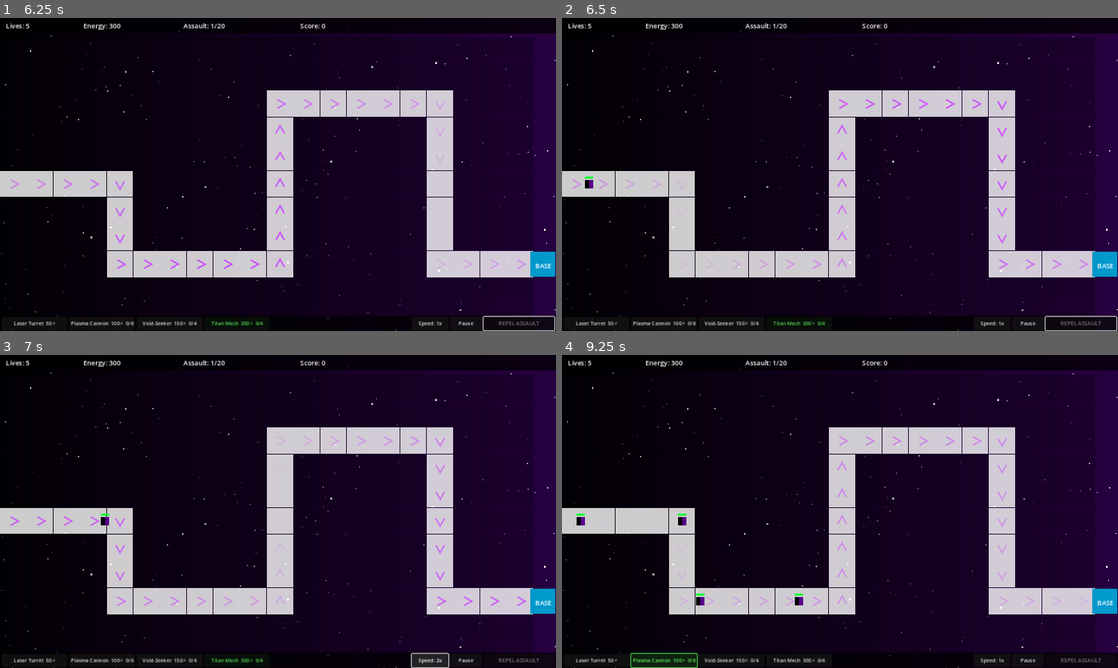
Above: before the commit, frames 1-4 (two rows, left to right).
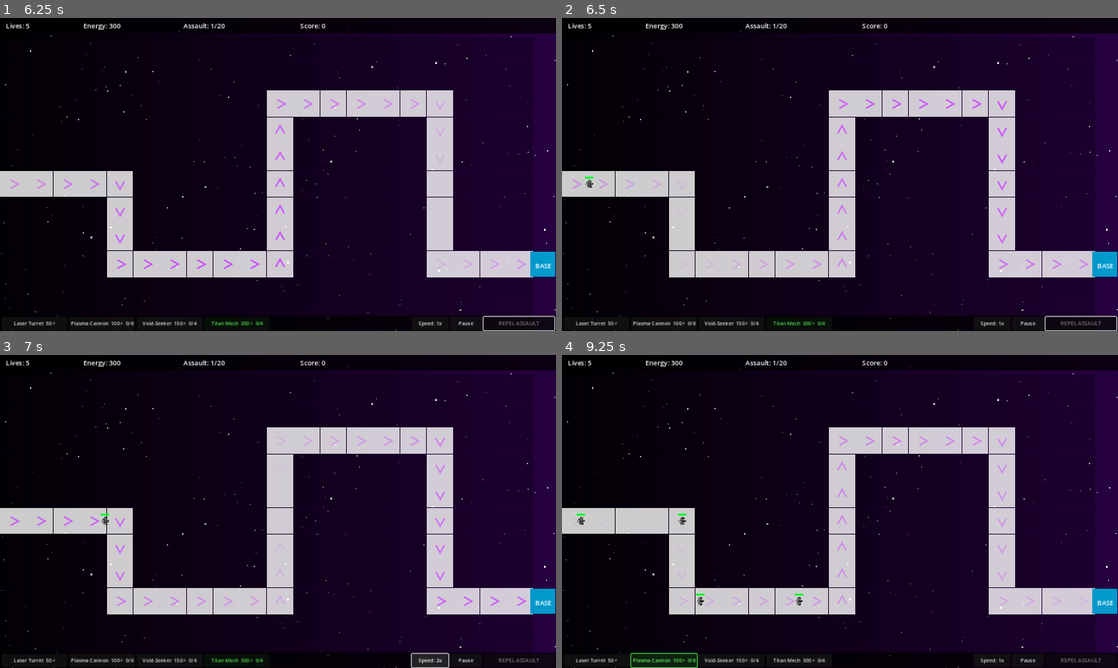
Above: after the commit, the same moments.

Repository: brew354/void_TD
Game: Godot game, scene res://Scenes/MenuScene.tscn
The game is run twice, just before and just after one commit, with the same random seed, the same clock (stepped at 60 frames per second) and the same inputs.
Inputs (mouse positions are in pixels of both pictures, inside the frame that each line leads up to):
- Up to frame 1 (6.25 s): tap Enter at 0.5 s; move the mouse to (400, 158) at 0.52 s; tap 1 at 0.6 s; click (400, 158) at 0.67 s; tap Space at 0.77, 1.52 s; move the mouse to (166, 190) at 1.27 s; tap 2 at 1.35 s; click (166, 190) at 1.42 s; click "CAMPAIGN" at 2 s; click "Laser Turret 50⚡" at 2.75 s; click "Plasma Cannon 100⚡ 0/6" at 3.5 s; click "Void-Seeker 150⚡ 0/4" at 4.25 s; click "Titan Mech 300⚡ 0/4" at 5 s; click "REPEL ASSAULT" at 5.75 s
- Up to frame 2 (6.5 s): no input
- Up to frame 3 (7 s): click "Speed: 1x" at 6.5 s
- Up to frame 4 (9.25 s): click "Speed: 2x" at 7.25 s; click "Laser Turret 50⚡" at 8 s; click "Plasma Cannon 100⚡ 0/6" at 8.75 s

Frame 1 is identical in both runs. In frame 2, less than 0.1% of the frame differs, in the area x 4-6%, y 51-55%; in frame 3, less than 0.1%; in frame 4, 0.2%, in the area x 2-44%, y 51-80%.

Commit message:
Add sprite assets for towers and enemies
- Felmir Sci-Fi Turret Pack: laser, plasma, flak, heavy laser (base + barrel PNGs)
- Spaceship Set 32x32: 5 enemy ships + 128x128 boss
- Kenney Sci-Fi RTS: included for future use

TowerNode: ColorRect body replaced with Sprite2D base + rotating Sprite2D barrel.
Skins applied via modulate tint; fire flash and stun use modulate.

EnemyNode: ColorRect body replaced with Sprite2D; rotates to face movement
direction using dir.angle() + PI/2. Armor break tints sprite orange-red.

Co-Authored-By: Claude Sonnet 4.6 <noreply@anthropic.com>

Diff:
--- a/Void_TD/Nodes/EnemyNode.gd
+++ b/Void_TD/Nodes/EnemyNode.gd
@@ -44,11 +44,22 @@
 var _total_path_length: float = 0.0
 var _distance_traveled: float = 0.0
 
-var _body_pivot: Node2D  # parent for all body halves; rotated to face movement
-var _body_rect: ColorRect
+var _sprite: Sprite2D
 var _hp_bar_bg: ColorRect
 var _hp_bar_fg: ColorRect
 var _shard_color: Color = Color.WHITE
+
+# Sprite paths indexed by EnemyType int
+const _SPRITE_PATHS = {
+	0: "res://Assets/enemies/spaceships/spaceshipset32x32/enemy_1.png",     # SCOUT
+	1: "res://Assets/enemies/spaceships/spaceshipset32x32/enemy_3.png",     # TANK
+	2: "res://Assets/enemies/spaceships/spaceshipset32x32/boss1.png",       # BOSS (Void Herald)
+	3: "res://Assets/enemies/spaceships/spaceshipset32x32/player_ship.png", # SPEEDER
+	4: "res://Assets/enemies/spaceships/spaceshipset32x32/enemy_2.png",     # SHIELDED
+	5: "res://Assets/enemies/spaceships/spaceshipset32x32/boss1.png",       # MEGA_BOSS
+}
+# Natural pixel size of each sprite (boss1 is 128×128, all others 32×32)
+const _NATURAL_PX = {0: 32, 1: 32, 2: 128, 3: 32, 4: 32, 5: 128}
 
 func setup(type: EnemyDefinition.EnemyType, wave_scale: float = 1.0) -> void:
 	enemy_type = type
@@ -69,14 +80,14 @@
 	if s.has("shield_interval"):
 		_shield_interval_val = float(s["shield_interval"])
 		_shield_duration_val = float(s["shield_duration"])
-		_shield_phase_timer = _shield_interval_val  # start vulnerable
+		_shield_phase_timer = _shield_interval_val
 
 	if s.has("armor_threshold"):
 		_armor_threshold = float(s["armor_threshold"])
-		_armor_phase2_speed = speed * 2.0  # double the already wave-scaled speed
+		_armor_phase2_speed = speed * 2.0
 		_is_armored = true
 
-	# Shard color: lighten the enemy color; fall back to void purple if it's too dark
+	# Shard color: lighten the enemy color; fall back to void purple if too dark
 	var raw: Color = s["color"]
 	_shard_color = raw.lightened(0.45) if (raw.r + raw.g + raw.b) > 0.25 else Color(0.65, 0.15, 1.0)
 
@@ -89,26 +100,17 @@
 	for i in range(_waypoints.size() - 1):
 		_total_path_length += _waypoints[i].distance_to(_waypoints[i + 1])
 
-	# Build visuals
+	# Build sprite
 	var sz: Vector2 = s["size"]
-	_body_pivot = Node2D.new()
-	add_child(_body_pivot)
-
-	_body_rect = ColorRect.new()
-	_body_rect.color = s["color"]
-	if s.has("color2"):
-		# Two-tone: left half = color, right half = color2
-		_body_rect.size = Vector2(sz.x / 2.0, sz.y)
-		_body_rect.position = Vector2(-sz.x / 2.0, -sz.y / 2.0)
-		var half2 = ColorRect.new()
-		half2.color = s["color2"]
-		half2.size = Vector2(sz.x / 2.0, sz.y)
-		half2.position = Vector2(0.0, -sz.y / 2.0)
-		_body_pivot.add_child(half2)
-	else:
-		_body_rect.size = sz
-		_body_rect.position = -sz / 2.0
-	_body_pivot.add_child(_body_rect)
+	var ti: int = int(type)
+	var natural_px: float = float(_NATURAL_PX[ti])
+	var sf: float = sz.x / natural_px
+
+	_sprite = Sprite2D.new()
+	_sprite.texture = load(_SPRITE_PATHS[ti])
+	_sprite.texture_filter = CanvasItem.TEXTURE_FILTER_NEAREST
+	_sprite.scale = Vector2(sf, sf)
+	add_child(_sprite)
 
 	# HP bar background
 	_hp_bar_bg = ColorRect.new()
@@ -153,8 +155,8 @@
 	var dist_to_target = position.distance_to(target)
 	var move_dist = speed * delta
 
-	# Rotate body to face movement direction
-	_body_pivot.rotation = dir.angle()
+	# Rotate sprite to face movement direction (sprites point up by default)
+	_sprite.rotation = dir.angle() + PI / 2.0
 
 	if move_dist >= dist_to_target:
 		position = target
@@ -208,8 +210,8 @@
 	if _armor_ring_node != null:
 		_armor_ring_node.queue_free()
 		_armor_ring_node = null
-	# Shift to exposed color (glowing orange-red)
-	_body_rect.color = Color(0.85, 0.25, 0.05)
+	# Tint sprite orange-red to show exposed state
+	_sprite.modulate = Color(1.0, 0.3, 0.06)
 	armor_broken.emit()
 
 func _update_hp_bar() -> void:
@@ -226,14 +228,13 @@
 	if is_dead:
 		return
 	is_dead = true
-	_body_rect.color = Color.WHITE
 	_hp_bar_bg.visible = false
 	_hp_bar_fg.visible = false
 	died.emit(self)
 	_spawn_death_shards()
 	var tween = create_tween().set_parallel(true)
 	tween.tween_property(self, "scale", Vector2(1.4, 1.4), 0.12)
-	tween.tween_property(_body_rect, "modulate:a", 0.0, 0.12)
+	tween.tween_property(_sprite, "modulate:a", 0.0, 0.12)
 	await tween.finished
 	queue_free()
 
@@ -280,11 +281,8 @@
 
 	func _draw() -> void:
 		var pulse := 0.7 + 0.3 * sin(_t * 2.5)
-		# Outer thick ring — dark steel gray
 		draw_arc(Vector2.ZERO, ring_radius, 0, TAU, 48, Color(0.55, 0.55, 0.6, pulse), 4.0, true)
-		# Inner highlight ring
 		draw_arc(Vector2.ZERO, ring_radius - 6.0, 0, TAU, 48, Color(0.8, 0.8, 0.85, pulse * 0.5), 1.5, true)
-		# Four corner bolts
 		for i in 4:
 			var angle := _t * 0.4 + i * TAU / 4.0
 			var bp := Vector2(cos(angle), sin(angle)) * ring_radius
--- a/Void_TD/Nodes/TowerNode.gd
+++ b/Void_TD/Nodes/TowerNode.gd
@@ -24,13 +24,33 @@
 
 var _fire_cooldown: float = 0.0
 var _stun_timer: float = 0.0
-var _projectile_layer: Node2D  # Set by GameScene after placing
-var _enemies_ref: Array  # Reference to GameScene's live enemies
+var _projectile_layer: Node2D
+var _enemies_ref: Array
 
-var _body: ColorRect
-var _normal_color: Color
+var _base_sprite: Sprite2D
+var _barrel_sprite: Sprite2D
+var _mouse_rect: ColorRect      # transparent overlay for hover/click detection
+var _normal_modulate: Color
 var _range_ring: Node2D
 var _fire_tween: Tween
+
+# Sprite asset paths indexed by TowerType int
+const _BASE_PATHS = {
+	0: "res://Assets/towers/felmir_turrets/Sci-Fi Turret Pack/laser_cannon/laser_cannon_turret.png",
+	1: "res://Assets/towers/felmir_turrets/Sci-Fi Turret Pack/plasma_cannon/plasma_cannon.png",
+	2: "res://Assets/towers/felmir_turrets/Sci-Fi Turret Pack/flak_cannon/flak_turret.png",
+	3: "res://Assets/towers/felmir_turrets/Sci-Fi Turret Pack/heavy_laser_cannon/heavy_laser_cannon.png",
+}
+const _BARREL_PATHS = {
+	0: "res://Assets/towers/felmir_turrets/Sci-Fi Turret Pack/laser_cannon/laser_cannon_barrel.png",
+	1: "res://Assets/towers/felmir_turrets/Sci-Fi Turret Pack/plasma_cannon/plasma_cannon_barrel.png",
+	2: "res://Assets/towers/felmir_turrets/Sci-Fi Turret Pack/flak_cannon/flak_barrel.png",
+	3: "res://Assets/towers/felmir_turrets/Sci-Fi Turret Pack/heavy_laser_cannon/heavy_laser_cannon_barrel.png",
+}
+# Uniform scale applied to both base and barrel to reach ~48 px display size
+const _SPRITE_SCALE = {0: 1.5, 1: 1.5, 2: 1.0, 3: 1.0}
+# Barrel offset.y (local, pre-scale) so the barrel's bottom aligns with the node origin
+const _BARREL_OFFSET_Y = {0: -16.0, 1: -16.0, 2: -24.0, 3: -16.0}
 
 func setup(type: TowerDefinition.TowerType, enemies: Array, proj_layer: Node2D) -> void:
 	tower_type = type
@@ -47,82 +67,36 @@
 	base_range = range_radius
 	total_invested = s["cost"]
 
-	# Body: colored square — default color overridden by player skin choice
-	var default_colors = {
-		TowerDefinition.TowerType.LASER:         Color(0.2, 0.6, 1.0),
-		TowerDefinition.TowerType.CANNON:        Color(0.9, 0.5, 0.1),
-		TowerDefinition.TowerType.MISSILE:       Color(0.8, 0.2, 0.8),
-		TowerDefinition.TowerType.MECHA_SOLDIER: Color(1.0, 0.15, 0.0),
-	}
-	var body_color: Color = TowerSkins.get_color(int(type), default_colors[type])
-	_body = ColorRect.new()
-	_body.color = body_color
-	_normal_color = body_color
-	_body.size = Vector2(40, 40)
-	_body.position = Vector2(-20, -20)
-	_body.pivot_offset = Vector2(20, 20)
-	_body.mouse_filter = Control.MOUSE_FILTER_PASS
-	add_child(_body)
+	var ti: int = int(type)
+	# Color.WHITE = show natural sprite; any override = tint the sprite that color
+	_normal_modulate = TowerSkins.overrides.get(ti, Color.WHITE)
 
-	# Doggo skin accents — ears, eyes, nose as children of _body so they rotate with it
-	if type == TowerDefinition.TowerType.MISSILE and body_color == TowerSkins.DOGGO_COLOR:
-		var ear_l = ColorRect.new()  # left ear (darker brown patch, top-left)
-		ear_l.color = Color(0.48, 0.26, 0.05)
-		ear_l.size = Vector2(11, 14)
-		ear_l.position = Vector2(2, 2)
-		ear_l.mouse_filter = Control.MOUSE_FILTER_IGNORE
-		_body.add_child(ear_l)
+	# Base sprite (stationary)
+	_base_sprite = Sprite2D.new()
+	_base_sprite.texture = load(_BASE_PATHS[ti])
+	_base_sprite.texture_filter = CanvasItem.TEXTURE_FILTER_NEAREST
+	_base_sprite.scale = Vector2(_SPRITE_SCALE[ti], _SPRITE_SCALE[ti])
+	_base_sprite.modulate = _normal_modulate
+	add_child(_base_sprite)
 
-		var ear_r = ColorRect.new()  # right ear (top-right)
-		ear_r.color = Color(0.48, 0.26, 0.05)
-		ear_r.size = Vector2(11, 14)
-		ear_r.position = Vector2(27, 2)
-		ear_r.mouse_filter = Control.MOUSE_FILTER_IGNORE
-		_body.add_child(ear_r)
+	# Barrel sprite (rotates to face target; offset so bottom is at node origin)
+	_barrel_sprite = Sprite2D.new()
+	_barrel_sprite.texture = load(_BARREL_PATHS[ti])
+	_barrel_sprite.texture_filter = CanvasItem.TEXTURE_FILTER_NEAREST
+	_barrel_sprite.scale = Vector2(_SPRITE_SCALE[ti], _SPRITE_SCALE[ti])
+	_barrel_sprite.offset = Vector2(0.0, _BARREL_OFFSET_Y[ti])
+	_barrel_sprite.modulate = _normal_modulate
+	add_child(_barrel_sprite)
 
-		var eye_l = ColorRect.new()
-		eye_l.color = Color(0.05, 0.05, 0.05)
-		eye_l.size = Vector2(5, 5)
-		eye_l.position = Vector2(8, 18)
-		eye_l.mouse_filter = Control.MOUSE_FILTER_IGNORE
-		_body.add_child(eye_l)
-
-		var eye_r = ColorRect.new()
-		eye_r.color = Color(0.05, 0.05, 0.05)
-		eye_r.size = Vector2(5, 5)
-		eye_r.position = Vector2(25, 18)
-		eye_r.mouse_filter = Control.MOUSE_FILTER_IGNORE
-		_body.add_child(eye_r)
-
-		var nose = ColorRect.new()  # nose on the right side (front)
-		nose.color = Color(0.05, 0.05, 0.05)
-		nose.size = Vector2(8, 6)
-		nose.position = Vector2(33, 27)
-		nose.mouse_filter = Control.MOUSE_FILTER_IGNORE
-		_body.add_child(nose)
-
-	# Ducky skin accents — eyes and beak as children of _body so they rotate with it
-	if type == TowerDefinition.TowerType.MECHA_SOLDIER and body_color == TowerSkins.DUCKY_COLOR:
-		var eye_l = ColorRect.new()
-		eye_l.color = Color(0.05, 0.05, 0.05)
-		eye_l.size = Vector2(5, 5)
-		eye_l.position = Vector2(8, 9)
-		eye_l.mouse_filter = Control.MOUSE_FILTER_IGNORE
-		_body.add_child(eye_l)
-
-		var eye_r = ColorRect.new()
-		eye_r.color = Color(0.05, 0.05, 0.05)
-		eye_r.size = Vector2(5, 5)
-		eye_r.position = Vector2(24, 9)
-		eye_r.mouse_filter = Control.MOUSE_FILTER_IGNORE
-		_body.add_child(eye_r)
-
-		var beak = ColorRect.new()
-		beak.color = Color(1.0, 0.45, 0.0)
-		beak.size = Vector2(8, 6)
-		beak.position = Vector2(33, 17)
-		beak.mouse_filter = Control.MOUSE_FILTER_IGNORE
-		_body.add_child(beak)
+	# Transparent ColorRect for hover detection (Control nodes have mouse signals)
+	_mouse_rect = ColorRect.new()
+	_mouse_rect.color = Color(0.0, 0.0, 0.0, 0.0)
+	_mouse_rect.size = Vector2(48, 48)
+	_mouse_rect.position = Vector2(-24, -24)
+	_mouse_rect.mouse_filter = Control.MOUSE_FILTER_PASS
+	_mouse_rect.mouse_entered.connect(func(): _range_ring.visible = true)
+	_mouse_rect.mouse_exited.connect(func(): _range_ring.visible = false)
+	add_child(_mouse_rect)
 
 	# Range ring — visible on hover only
 	_range_ring = Node2D.new()
@@ -131,10 +105,8 @@
 	var ring = _RangeRing.new()
 	ring.radius = range_radius
 	_range_ring.add_child(ring)
-	_body.mouse_entered.connect(func(): _range_ring.visible = true)
-	_body.mouse_exited.connect(func(): _range_ring.visible = false)
 
-	# Level label (bottom-right of body, hidden at L1)
+	# Level label (bottom-right, hidden at L1)
 	_level_label = Label.new()
 	_level_label.add_theme_font_size_override("font_size", 10)
 	_level_label.add_theme_color_override("font_color", Color(1.0, 0.9, 0.0))
@@ -159,7 +131,9 @@
 	if _fire_tween:
 		_fire_tween.kill()
 	_stun_timer = max(_stun_timer, duration)
-	_body.color = Color(0.4, 0.4, 0.5)
+	var stun_col := Color(0.4, 0.4, 0.5)
+	_base_sprite.modulate   = stun_col
+	_barrel_sprite.modulate = stun_col
 
 func update_tower(delta: float, enemies: Array) -> void:
 	_enemies_ref = enemies
@@ -167,12 +141,13 @@
 		_stun_timer -= delta
 		if _stun_timer <= 0.0:
 			_stun_timer = 0.0
-			_body.color = _normal_color
+			_base_sprite.modulate   = _normal_modulate
+			_barrel_sprite.modulate = _normal_modulate
 		return
 
 	var target = _pick_target()
 	if target != null:
-		_body.rotation = (target.position - position).angle()
+		_barrel_sprite.rotation = (target.position - position).angle() + PI / 2.0
 
 	_fire_cooldown -= delta
 	if _fire_cooldown > 0.0:
@@ -202,12 +177,16 @@
 	proj.position = position
 	_projectile_layer.add_child(proj)
 	proj.setup(target, damage, projectile_speed, splash_radius, _enemies_ref, int(tower_type))
-	# Fire flash
+	# Fire flash — briefly brighten then fade back
 	if _fire_tween:
 		_fire_tween.kill()
-	_body.color = _normal_color.lightened(0.7)
-	_fire_tween = create_tween()
-	_fire_tween.tween_property(_body, "color", _normal_color, 0.12)
+	var flash_col := Color(_normal_modulate.r * 2.5, _normal_modulate.g * 2.5,
+						   _normal_modulate.b * 2.5, 1.0)
+	_base_sprite.modulate   = flash_col
+	_barrel_sprite.modulate = flash_col
+	_fire_tween = create_tween().set_parallel(true)
+	_fire_tween.tween_property(_base_sprite,   "modulate", _normal_modulate, 0.12)
+	_fire_tween.tween_property(_barrel_sprite, "modulate", _normal_modulate, 0.12)
 	fired.emit(tower_type)
 
 
--- a/Void_TD/Scenes/MenuScene.gd
+++ b/Void_TD/Scenes/MenuScene.gd
@@ -21,10 +21,10 @@
 ]
 
 const _DEFAULT_COLORS: Array = [
-	Color(0.2,  0.6,  1.0),  # Photon Lance
-	Color(0.9,  0.5,  0.1),  # Plasma Cannon
-	Color(0.8,  0.2,  0.8),  # Void-Seeker
-	Color(1.0,  0.15, 0.0),  # Titan Mech
+	Color(1.0, 1.0, 1.0),  # Laser Turret  — natural sprite (no tint)
+	Color(1.0, 1.0, 1.0),  # Plasma Cannon — natural sprite (no tint)
+	Color(1.0, 1.0, 1.0),  # Void-Seeker   — natural sprite (no tint)
+	Color(1.0, 1.0, 1.0),  # Titan Mech    — natural sprite (no tint)
 ]
 
 var _title: Label
Binary file added: Void_TD/Assets/enemies/spaceships/spaceshipset32x32/boss1.png
Binary file added: Void_TD/Assets/enemies/spaceships/spaceshipset32x32/enemy_1.png
Binary file added: Void_TD/Assets/enemies/spaceships/spaceshipset32x32/enemy_2.png
Binary file added: Void_TD/Assets/enemies/spaceships/spaceshipset32x32/enemy_3.png
Binary file added: Void_TD/Assets/enemies/spaceships/spaceshipset32x32/player_ship.png
Binary file added: Void_TD/Assets/towers/felmir_turrets/Sci-Fi Turret Pack/autocannon/autocannon2.png
Binary file added: Void_TD/Assets/towers/felmir_turrets/Sci-Fi Turret Pack/autocannon/autocannon_2.aseprite
Binary file added: Void_TD/Assets/towers/felmir_turrets/Sci-Fi Turret Pack/autocannon/autocannon_barrel.png
Binary file added: Void_TD/Assets/towers/felmir_turrets/Sci-Fi Turret Pack/autocannon/autocannon_bullet.aseprite
Binary file added: Void_TD/Assets/towers/felmir_turrets/Sci-Fi Turret Pack/autocannon/autocannon_bullet.png
Binary file added: Void_TD/Assets/towers/felmir_turrets/Sci-Fi Turret Pack/dual_laser_cannon/dual_laser_cannon_turret.aseprite
Binary file added: Void_TD/Assets/towers/felmir_turrets/Sci-Fi Turret Pack/dual_laser_cannon/dual_laser_cannon_turret.png
(and 300 more such lines)
